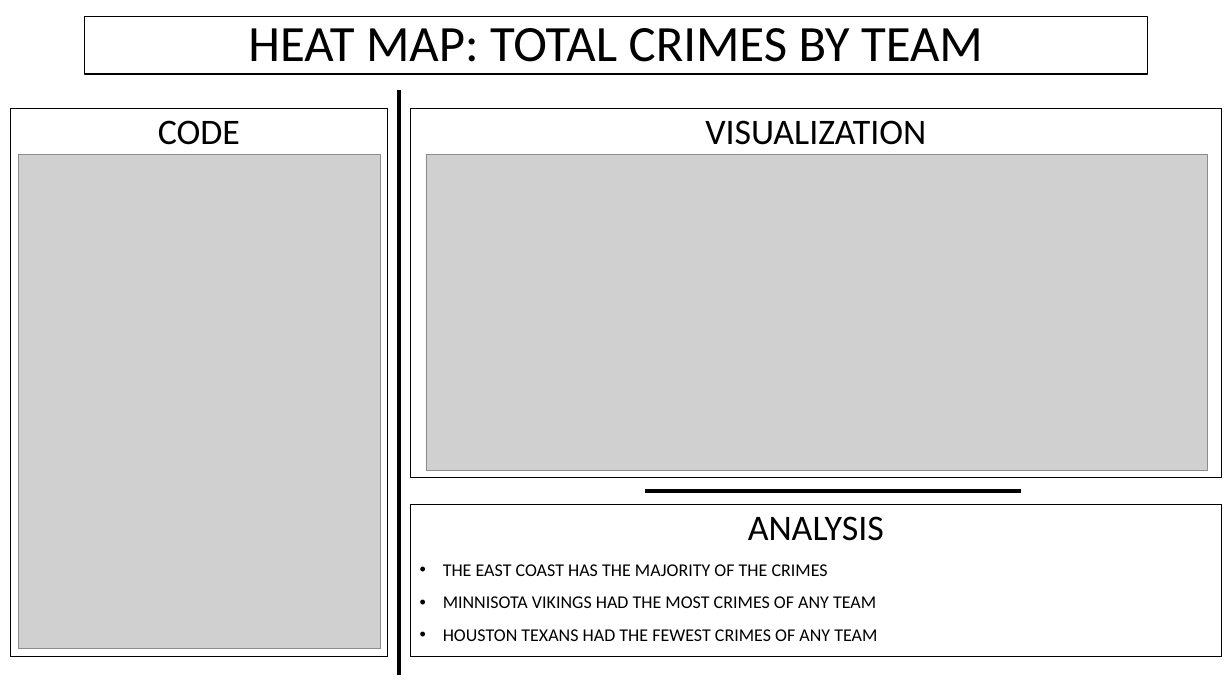
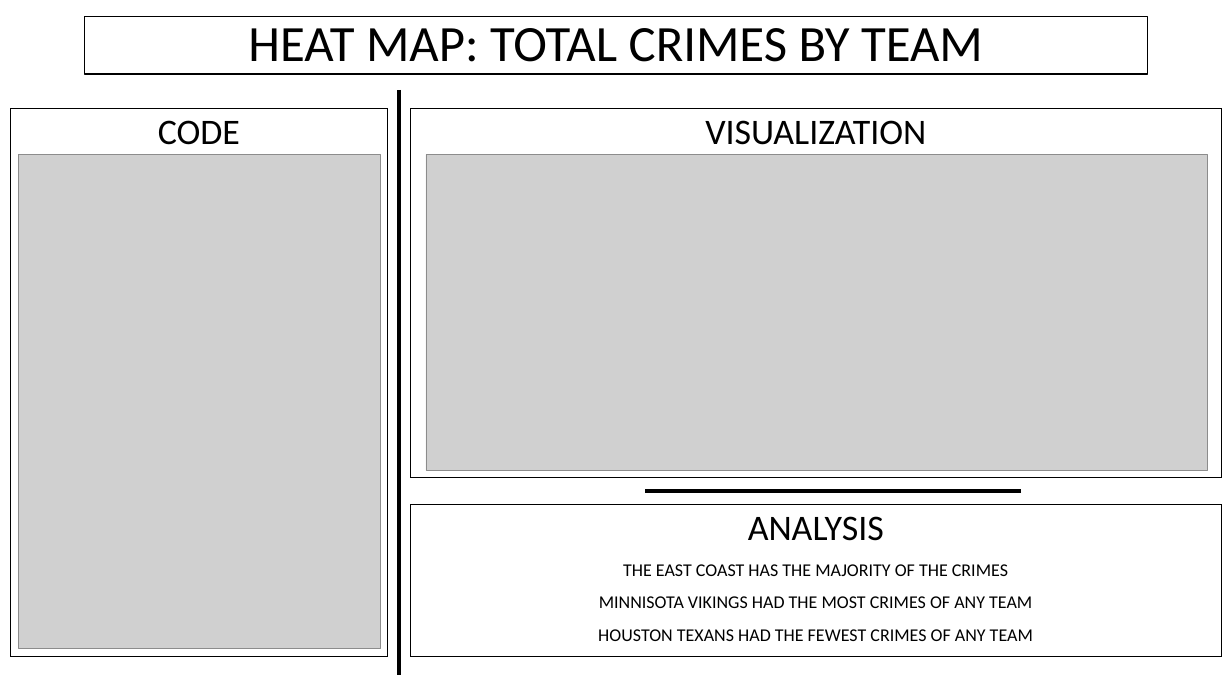
Before and after one commit to alecslaney/project2, a slide deck: slide 2 of CHADS_CODING/CRIME + NFL.pptx. Drawn at 1232x693 pixels with LibreOffice and Linux fonts; fonts in the diff are those of the drawing; grey boxes stand for pictures. Boxes give left, top, right and bottom in pixels: in the first picture for what was removed or moved away, otherwise in the second. Text is boxed around its words. In the diff, an @@ line names an element or a change of style, - is before the commit and + after.

Commit message:
updated heat map code & PPT update

```diff
--- a/CHADS_CODING/CRIME + NFL.pptx
+++ b/CHADS_CODING/CRIME + NFL.pptx
@@ text in rectangle at (598, 564, 1033, 641): alignment left to centre; bullet • to none @@
```
